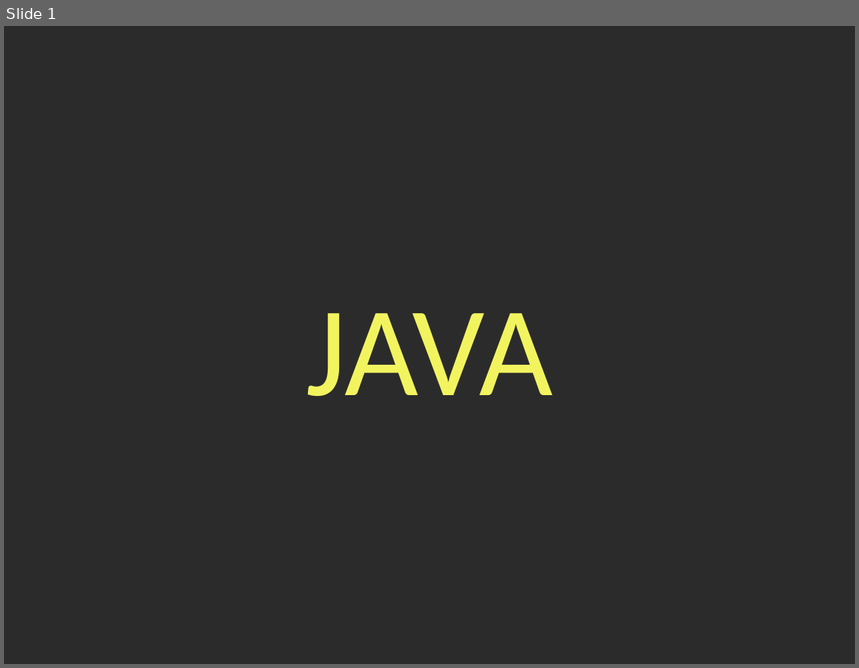
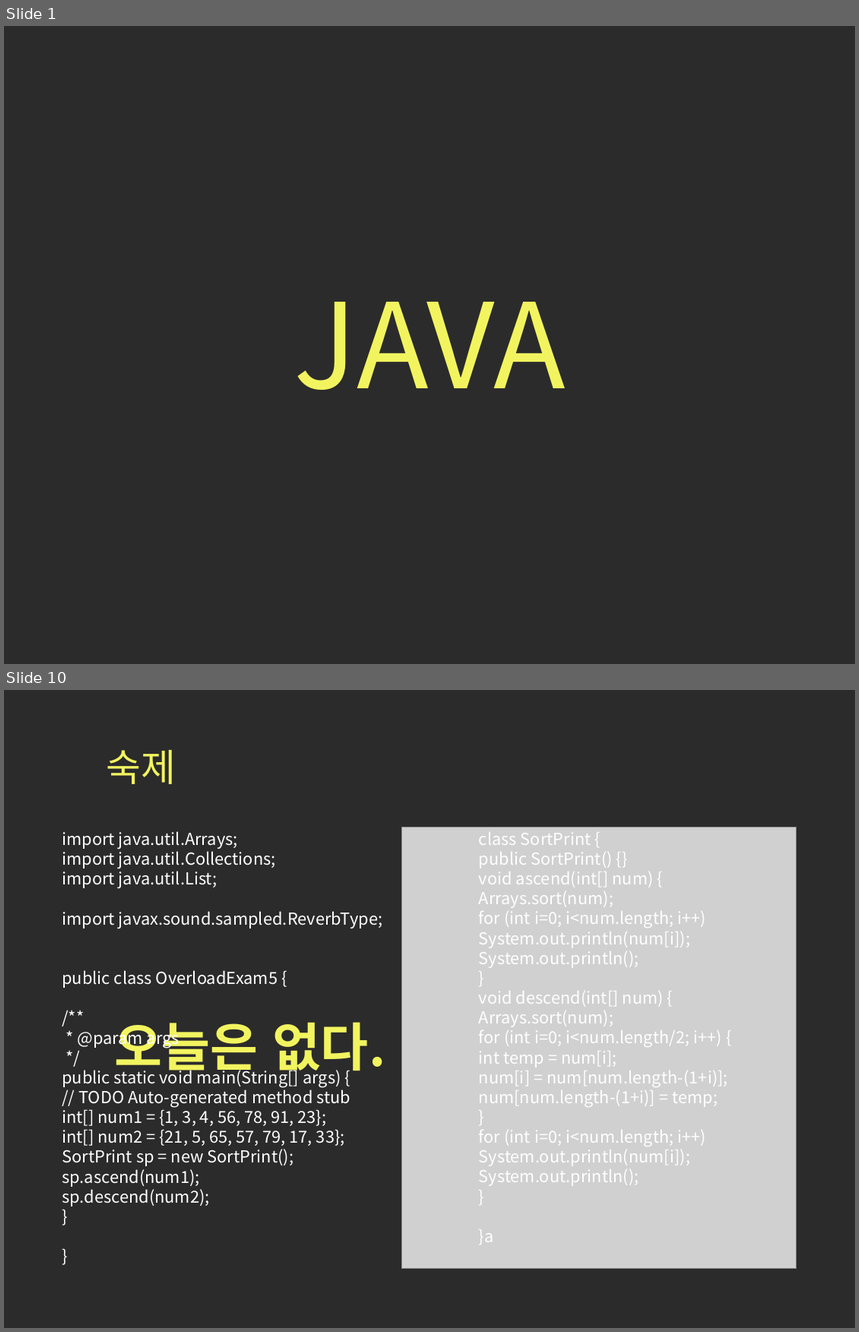
Before and after one commit to bamtoll09/Java_Education, a slide deck: 1장_자바.pptx. Shown one above the other, each under a label of ours: slide 1 before the commit, slides 1 and 10 after it; the slides between them are not shown. The pictures are 859x668 and 859x1332 pixels, drawn with LibreOffice and Linux fonts; fonts in the diff are those of the drawing; grey boxes stand for pictures; background and template pictures are left out; a plain dark background stands for a picture behind light text. Boxes give left, top, right and bottom in pixels: in the first picture for what was removed or moved away, otherwise in the second. Text is boxed around its words. In the diff, an @@ line names an element or a change of style, - is before the commit and + after.

```diff
--- a/1장_자바.pptx
+++ b/1장_자바.pptx
@@ slide 10 added at [4, 690, 855, 1328], background picture (left out) @@
@@ title added at [107, 750, 177, 784], 32 pt, text #F2F45F @@
+숙제
@@ text added at [62, 831, 382, 1207], 14 pt, text #FFFFFF @@
+import java.util.Arrays;
+import java.util.Collections;
+import java.util.List;
+import javax.sound.sampled.ReverbType;
+public class OverloadExam5 {
+/**
+* @param args
+*/
+public static void main(String[] args) {
+// TODO Auto-generated method stub
+int[] num1 = {1, 3, 4, 56, 78, 91, 23};
+int[] num2 = {21, 5, 65, 57, 79, 17, 33};
+SortPrint sp = new SortPrint();
+sp.ascend(num1);
+sp.descend(num2);
+}
+}
@@ picture added at [402, 827, 797, 1269] @@
@@ text added at [479, 832, 728, 1245], 14 pt, text #FFFFFF @@
+class SortPrint {
+public SortPrint() {}
+void ascend(int[] num) {
+Arrays.sort(num);
+for (int i=0; i<num.length; i++)
+System.out.println(num[i]);
+System.out.println();
+}
+void descend(int[] num) {
+Arrays.sort(num);
+for (int i=0; i<num.length/2; i++) {
+int temp = num[i];
+num[i] = num[num.length-(1+i)];
+num[num.length-(1+i)] = temp;
+}
+for (int i=0; i<num.length; i++)
+System.out.println(num[i]);
+System.out.println();
+}
+}a
@@ text added at [115, 1022, 386, 1079], 44 pt, text #F2F45F, bold @@
+오늘은 없다.
@@ slide 1 changed as well @@
@@ title "JAVA": place and size @@
-title "JAVA" at [306, 313, 553, 396]
+title "JAVA" at [294, 302, 565, 390]
@@ title "JAVA" at [294, 302, 565, 390]: size 108 to 100 pt, font Calibri to Noto Sans CJK KR; line spacing 1 to 0.9; vertical alignment top to middle @@
```
Also in this commit, not shown: 8 other slides added, 1 slide removed, 2 other files.
